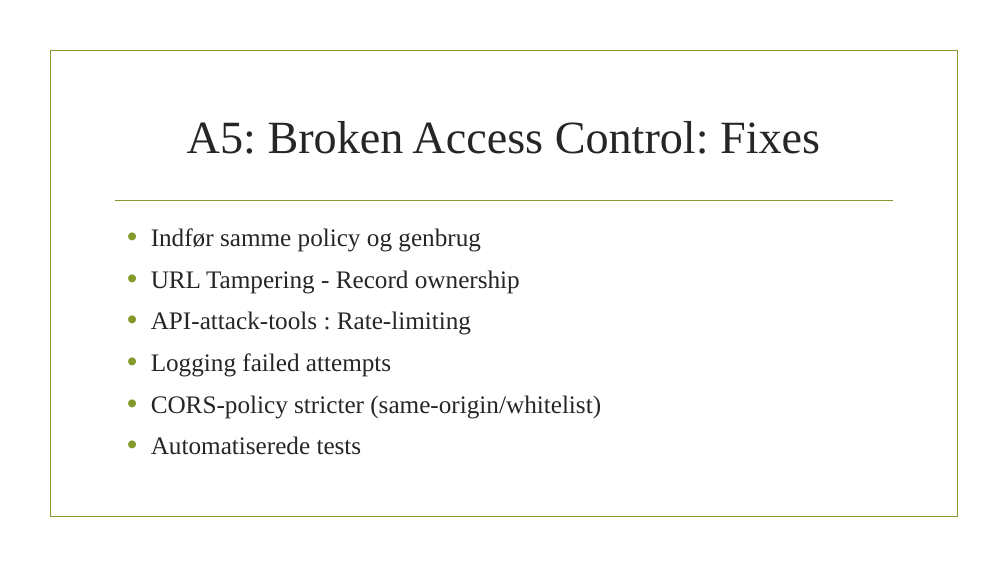
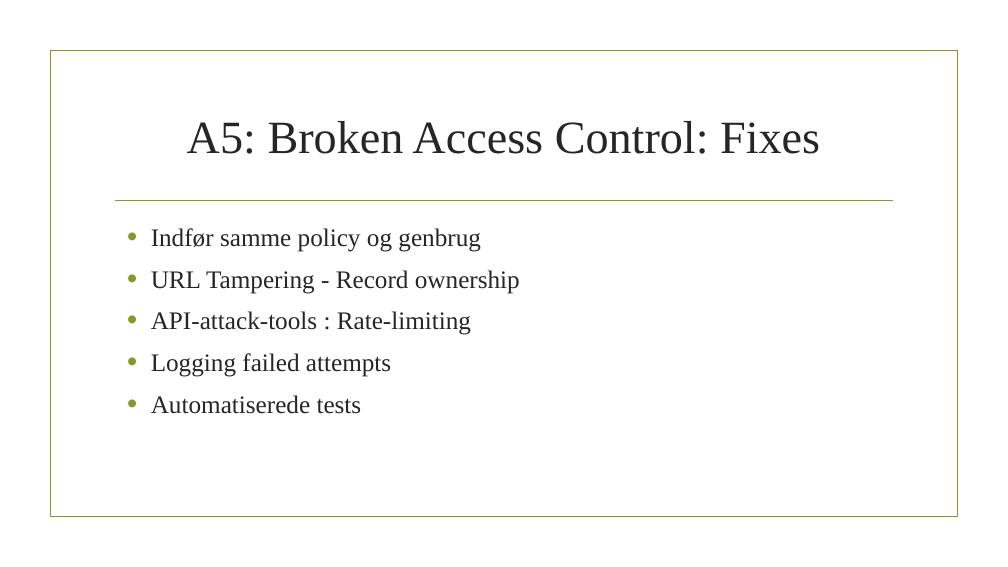
Before and after one commit to mathiasnielsen0/ITITS, a slide deck: slide 3 of Powerpoints/Spoergsmaal5.pptx. Drawn at 1008x567 pixels with LibreOffice and Linux fonts; fonts in the diff are those of the drawing; background and template pictures are left out. Boxes give left, top, right and bottom in pixels: in the first picture for what was removed or moved away, otherwise in the second. Text is boxed around its words. In the diff, an @@ line names an element or a change of style, - is before the commit and + after.

```diff
--- a/Powerpoints/Spoergsmaal5.pptx
+++ b/Powerpoints/Spoergsmaal5.pptx
@@ text at (151,395,601,419): paragraph removed @@
-• CORS-policy stricter (same-origin/whitelist)
```
Also in this commit, not shown: 3 other slides changed, 4 other files.
